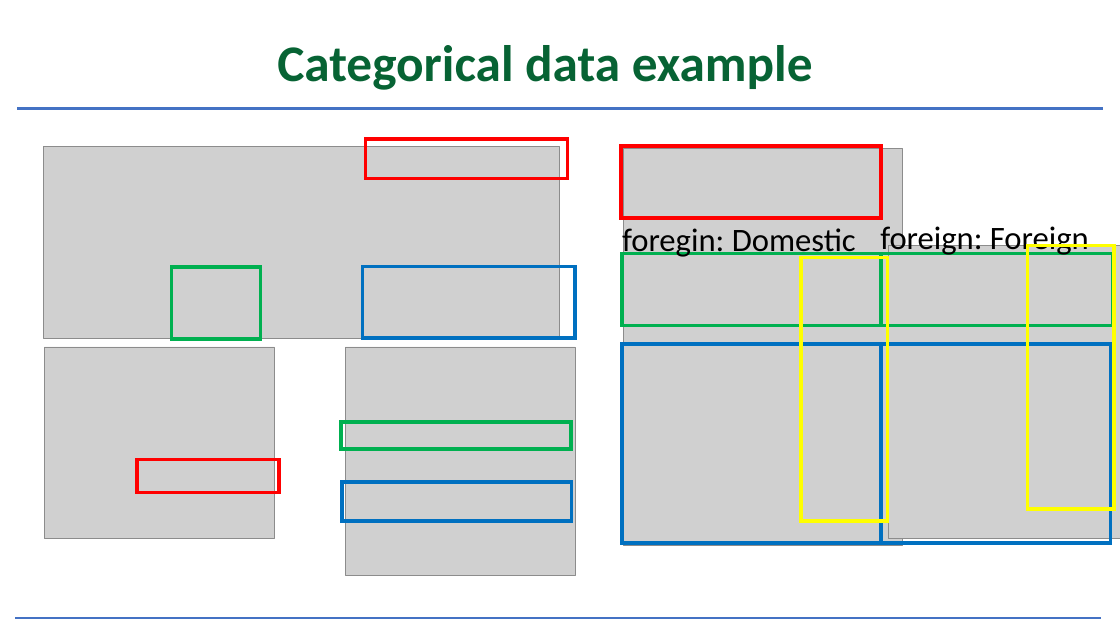
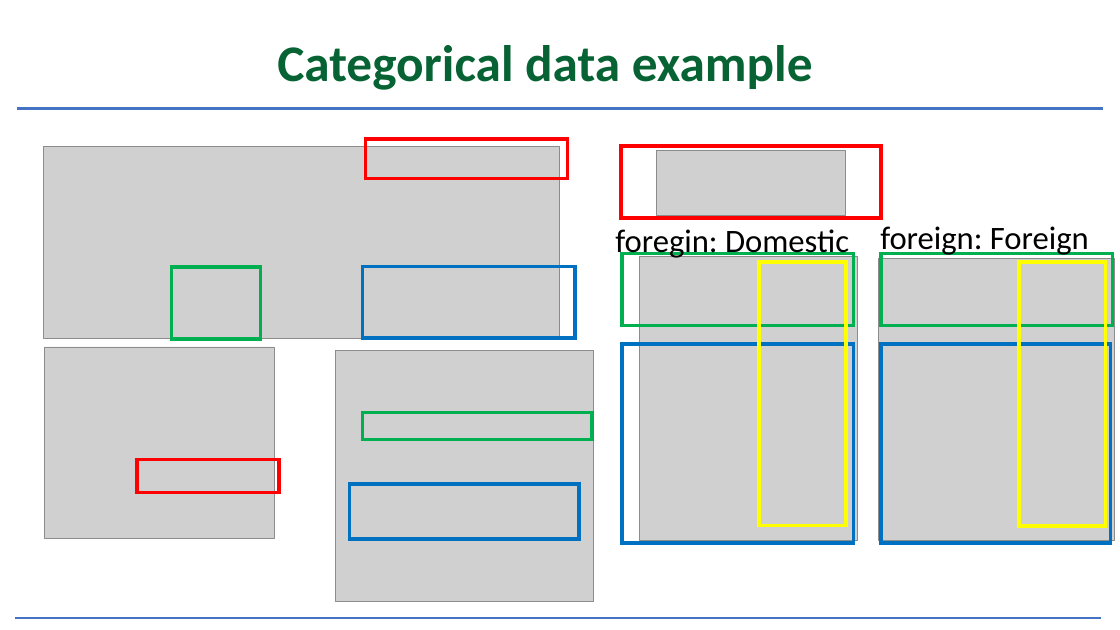
Before and after one commit to cjgreenwood/TableAutomation, a slide deck: slide 8 of Presentation/DataVisAndAutoPresentation_220425.pptx. Drawn at 1120x630 pixels with LibreOffice and Linux fonts; fonts in the diff are those of the drawing; grey boxes stand for pictures; background and template pictures are left out. Boxes give left, top, right and bottom in pixels: in the first picture for what was removed or moved away, otherwise in the second. Text is boxed around its words. In the diff, an @@ line names an element or a change of style, - is before the commit and + after.

```diff
--- a/Presentation/DataVisAndAutoPresentation_220425.pptx
+++ b/Presentation/DataVisAndAutoPresentation_220425.pptx
@@ picture added at bbox=[657, 150, 845, 215] @@
@@ text "foregin: Domestic" rewrapped from bbox=[622, 224, 856, 259] to bbox=[615, 229, 849, 260] @@
@@ rectangle: place and size @@
-rectangle at bbox=[622, 254, 881, 325]
+rectangle at bbox=[622, 254, 854, 325]
@@ picture: place and size @@
-picture at bbox=[624, 149, 903, 545]
+picture at bbox=[639, 256, 857, 541]
@@ rectangle: place and size @@
-rectangle at bbox=[801, 257, 887, 521]
+rectangle at bbox=[760, 262, 846, 526]
@@ picture: place and size @@
-picture at bbox=[889, 245, 1120, 539]
+picture at bbox=[879, 259, 1114, 541]
@@ rectangle: place and size @@
-rectangle at bbox=[1028, 245, 1114, 509]
+rectangle at bbox=[1019, 262, 1106, 526]
@@ picture: place and size @@
-picture at bbox=[345, 347, 575, 575]
+picture at bbox=[335, 351, 594, 602]
@@ rectangle: place and size @@
-rectangle at bbox=[622, 344, 881, 544]
+rectangle at bbox=[622, 344, 854, 544]
@@ rectangle: place and size @@
-rectangle at bbox=[341, 423, 571, 450]
+rectangle at bbox=[363, 413, 592, 439]
@@ rectangle: place and size @@
-rectangle at bbox=[342, 482, 571, 522]
+rectangle at bbox=[350, 484, 579, 539]
```
